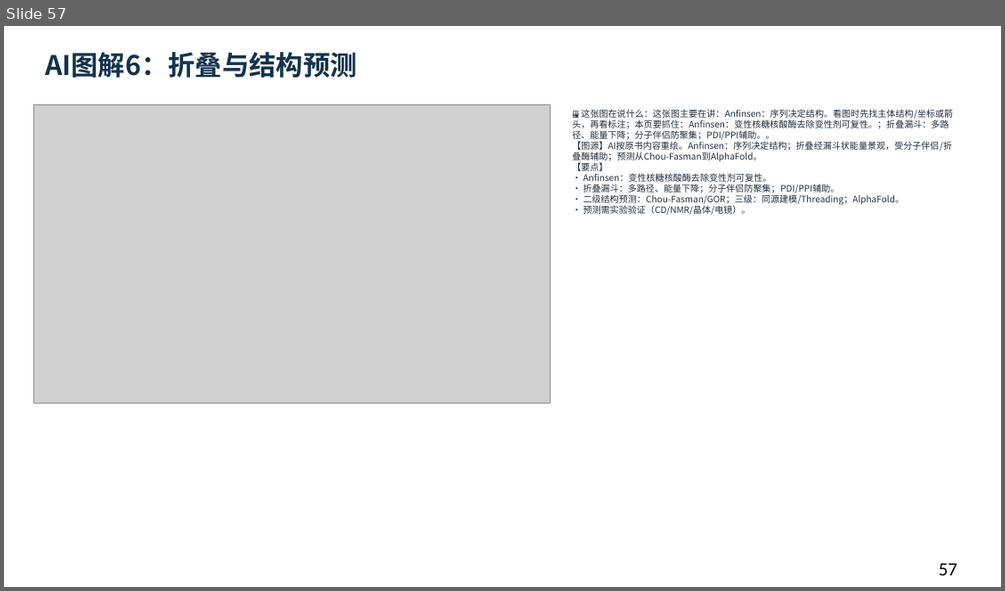
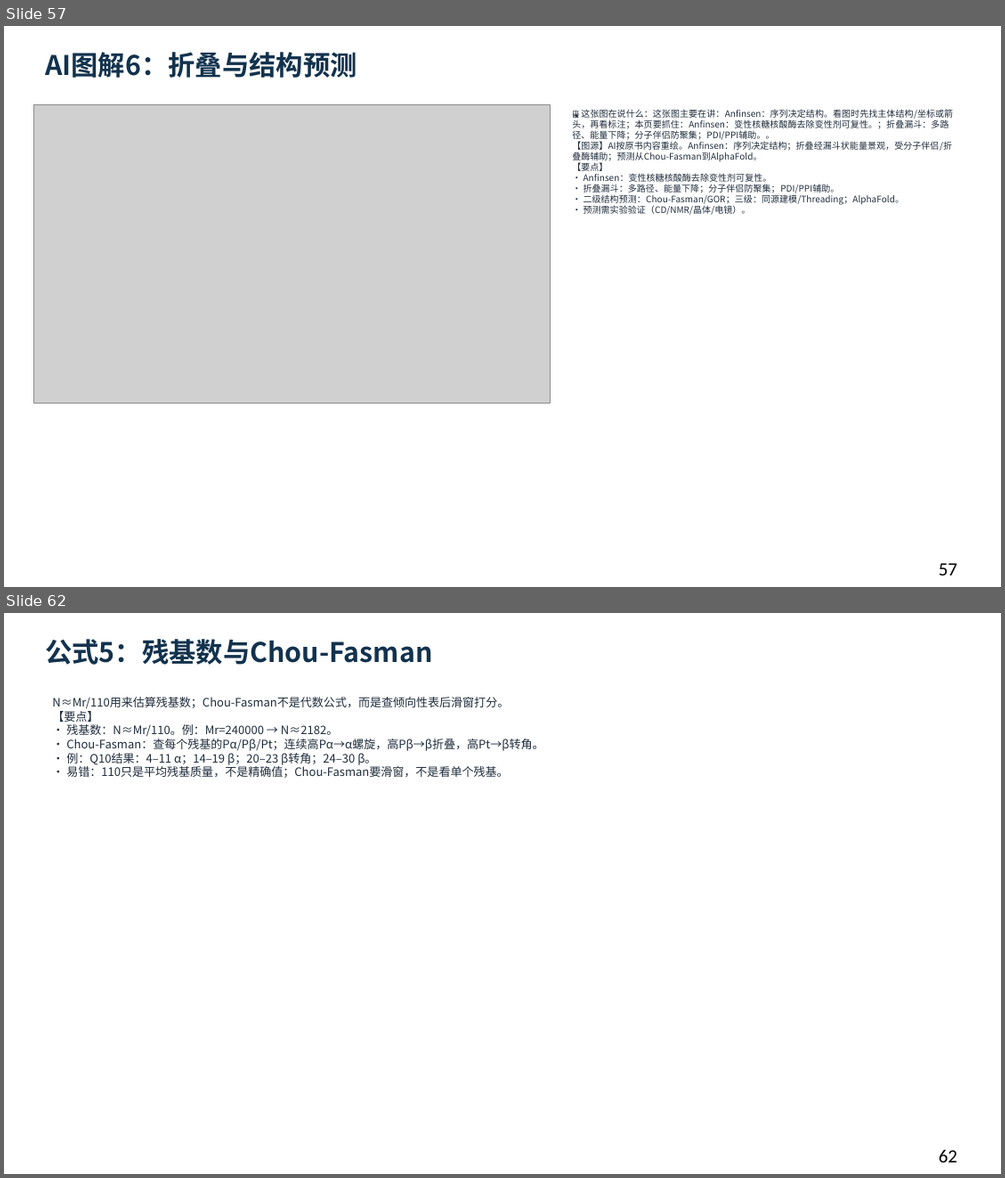
Before and after one commit to newkan-li/Biochemistry, a slide deck: downloads/bc03-ai-style.pptx. Shown one above the other, each under a label of ours: slide 57 before the commit, slides 57 and 62 after it; the slides between them are not shown. The pictures are 1005x591 and 1005x1178 pixels, drawn with LibreOffice and Linux fonts; fonts in the diff are those of the drawing; grey boxes stand for pictures. Boxes give left, top, right and bottom in pixels: in the first picture for what was removed or moved away, otherwise in the second. Text is boxed around its words. In the diff, an @@ line names an element or a change of style, - is before the commit and + after.

```diff
--- a/downloads/bc03-ai-style.pptx
+++ b/downloads/bc03-ai-style.pptx
@@ slide 62 added at box(4, 613, 1001, 1174), background #FFFFFF @@
@@ text added at box(45, 639, 432, 665), 26 pt, text #12324D, bold @@
+公式5：残基数与Chou-Fasman
@@ text added at box(52, 697, 543, 778), 11.2 pt, text #202D3C @@
+N≈Mr/110用来估算残基数；Chou-Fasman不是代数公式，而是查倾向性表后滑窗打分。
+【要点】
+• 残基数：N≈Mr/110。例：Mr=240000 → N≈2182。
+• Chou-Fasman：查每个残基的Pα/Pβ/Pt；连续高Pα→α螺旋，高Pβ→β折叠，高Pt→β转角。
+• 例：Q10结果：4–11 α；14–19 β；20–23 β转角；24–30 β。
+• 易错：110只是平均残基质量，不是精确值；Chou-Fasman要滑窗，不是看单个残基。
@@ text added at box(938, 1149, 957, 1162), 18 pt, text #000000 @@
+62
```
Also in this commit, not shown: 18 slides changed, 3 other slides added, 6 other files.
